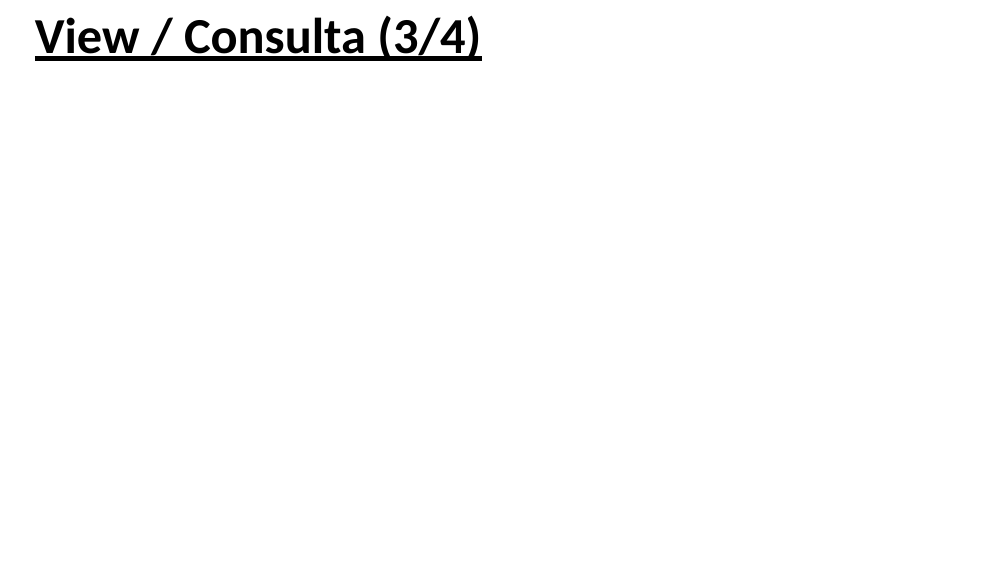
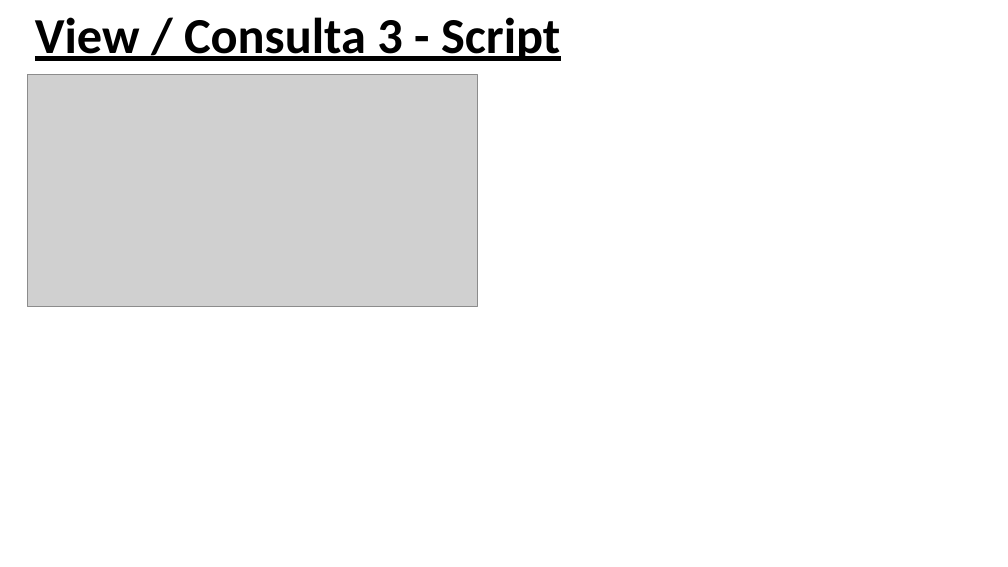
Before and after one commit to wweellddeerr/Projeto-Final-FBD, a slide deck: slide 23 of Apresentação/power point.pptx (slide 21 before the commit). Drawn at 1008x567 pixels with LibreOffice and Linux fonts; fonts in the diff are those of the drawing; grey boxes stand for pictures. Boxes give left, top, right and bottom in pixels: in the first picture for what was removed or moved away, otherwise in the second. Text is boxed around its words. In the diff, an @@ line names an element or a change of style, - is before the commit and + after.

```diff
--- a/Apresentação/power point.pptx
+++ b/Apresentação/power point.pptx
@@ title at (35,17,560,61): text changed @@
-View / Consulta (3/4)
+View / Consulta 3 - Script
@@ picture added at (27,74,477,306) @@
```
Also in this commit, not shown: 4 other slides changed, 5 slides added, 2 slides removed, 2 other files.
